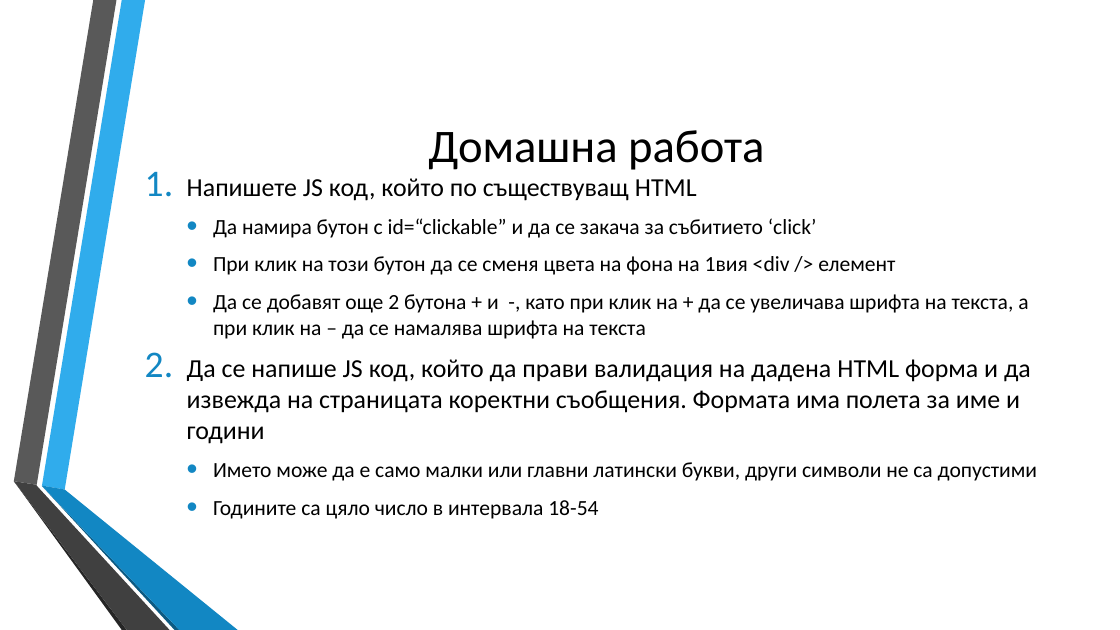
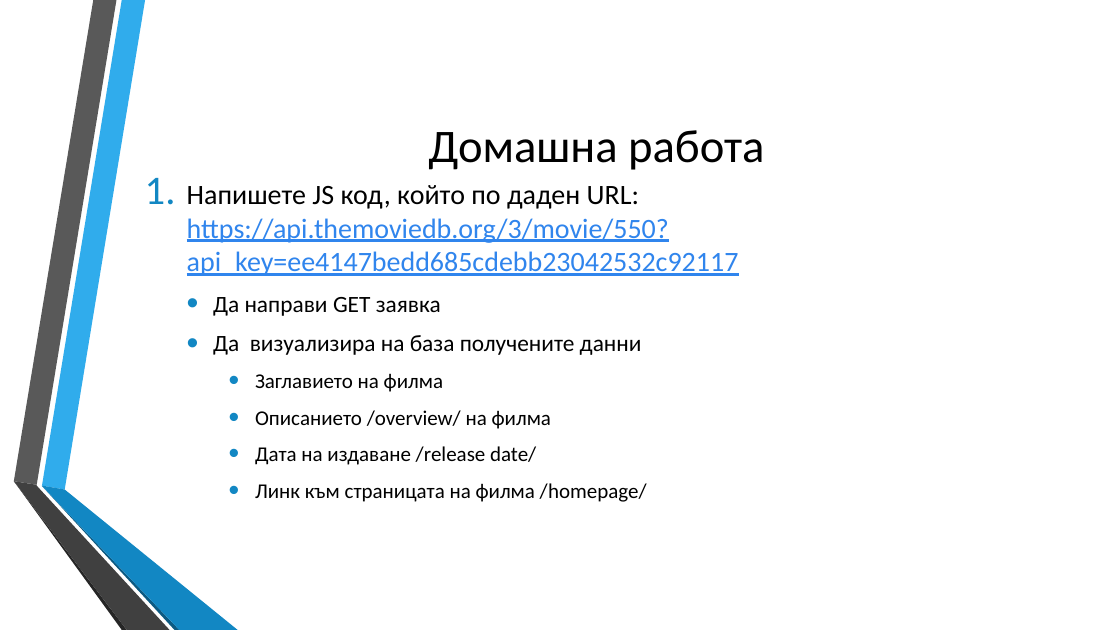
Before and after one commit to dnmitev/IT-Academy, a slide deck: slide 22 of JS Fundamentals/12. Async-JS/AsyncJS.pptx (slide 19 before the commit). Drawn at 1120x630 pixels with LibreOffice and Linux fonts; fonts in the diff are those of the drawing; background and template pictures are left out. Boxes give left, top, right and bottom in pixels: in the first picture for what was removed or moved away, otherwise in the second. Text is boxed around its words. In the diff, an @@ line names an element or a change of style, - is before the commit and + after.

```diff
--- a/JS Fundamentals/12. Async-JS/AsyncJS.pptx
+++ b/JS Fundamentals/12. Async-JS/AsyncJS.pptx
@@ text at [187, 185, 739, 502]: text changed; size 18.5 to 24 pt @@
-1. Напишете JS код, който по съществуващ HTML
-  • Да намира бутон с id=“clickable” и да се закача за събитието ‘click’
-  • При клик на този бутон да се сменя цвета на фона на 1вия <div /> елемент
-  • Да се добавят още 2 бутона + и -, като при клик на + да се увеличава шрифта на текста, а при клик на – да се намалява шрифта на текста
-2. Да се напише JS код, който да прави валидация на дадена HTML форма и да извежда на страницата коректни съобщения. Формата има полета за име и години
-  • Името може да е само малки или главни латински букви, други символи не са допустими
-  • Годините са цяло число в интервала 18-54
+1. Напишете JS код, който по даден URL: https://api.themoviedb.org/3/movie/550?api_key=ee4147bedd685cdebb23042532c92117
+  • Да направи GET заявка
+  • Да визуализира на база получените данни
+    • Заглавието на филма
+    • Описанието /overview/ на филма
+    • Дата на издаване /release date/
+    • Линк към страницата на филма /homepage/
```
Also in this commit, not shown: 3 other slides changed, 3 slides added, 7 other files.
